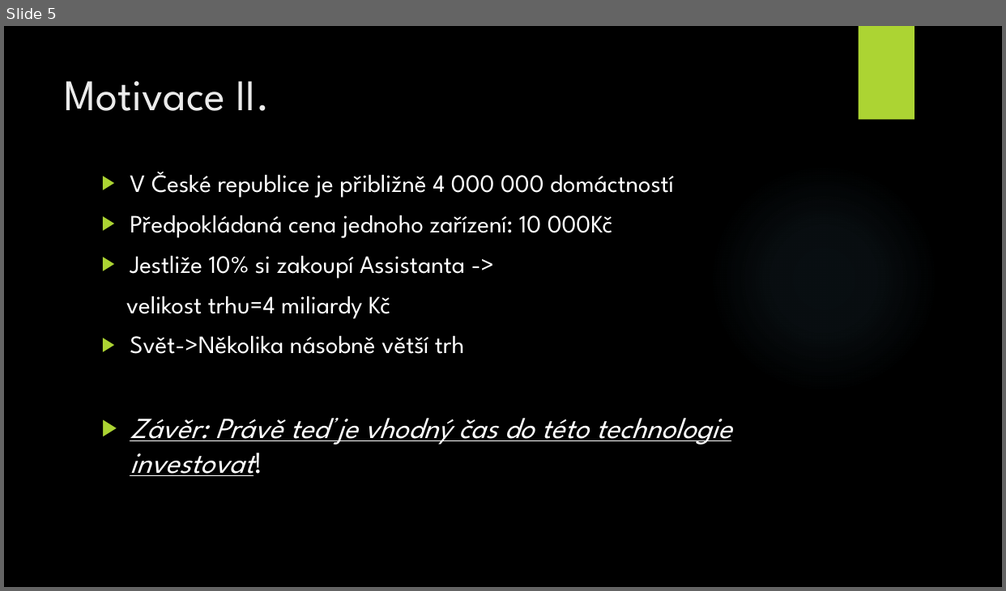
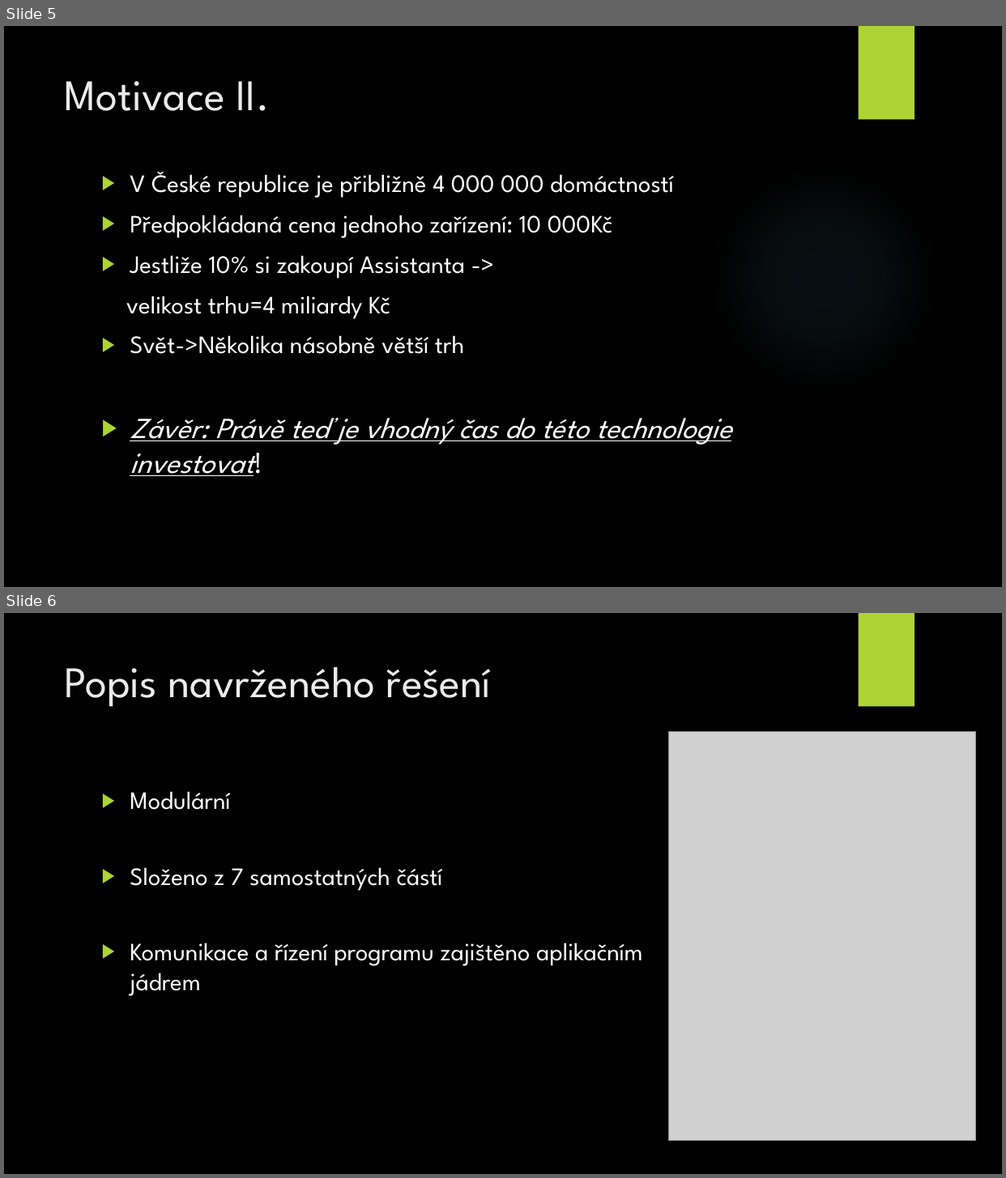
Before and after one commit to supercoder-dev/Personal-Assistant, a slide deck: doc/prezentace1/Prezentace.pptx. Shown one above the other, each under a label of ours: slide 5 before the commit, slides 5 and 6 after it. The pictures are 1006x591 and 1006x1178 pixels, drawn with LibreOffice and Linux fonts; fonts in the diff are those of the drawing; grey boxes stand for pictures; background and template pictures are left out. Boxes give left, top, right and bottom in pixels: in the first picture for what was removed or moved away, otherwise in the second. Text is boxed around its words. In the diff, an @@ line names an element or a change of style, - is before the commit and + after.

Commit message:
Altered the presentation

```diff
--- a/doc/prezentace1/Prezentace.pptx
+++ b/doc/prezentace1/Prezentace.pptx
@@ slide 6 added at (x1=4, y1=613, x2=1002, y2=1174), background picture (left out); not listed: 1 template element that a slide beside it also shows @@
@@ title added at (x1=65, y1=667, x2=491, y2=707), 42 pt, text #EBEBEB @@
+Popis navrženého řešení
@@ picture added at (x1=669, y1=731, x2=977, y2=1141) @@
@@ text added at (x1=130, y1=791, x2=643, y2=996), 24 pt, text #FFFFFF @@
+▶ Modulární
+▶ Složeno z 7 samostatných částí
+▶ Komunikace a řízení programu zajištěno aplikačním jádrem
```
